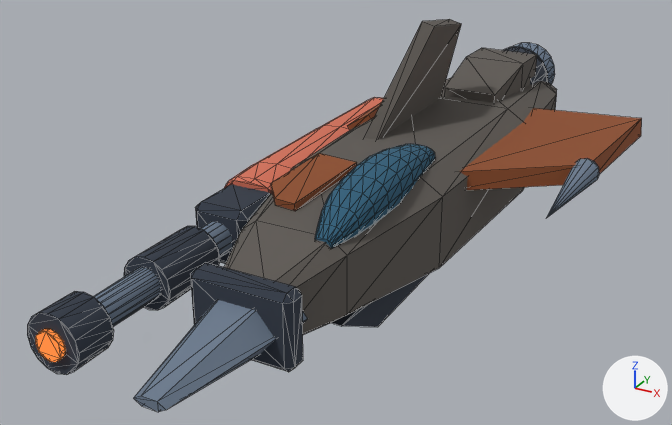
Renders of the glTF model assets/models/ships/scrap_raider.glb from each side of a commit.
Rendered twice from a camera (50 mm lens) standing at (3.09, -7.2, 3.03) and looking at (-0.38, -0.89, -0.13). Every picture has the same lights, and +X, +Y and +Z are marked at lower right. The first picture is the older version. Mesh edges are drawn as thin lines. Vertices at exactly the same position are counted once.

The first picture shows 'scrap_raider'.
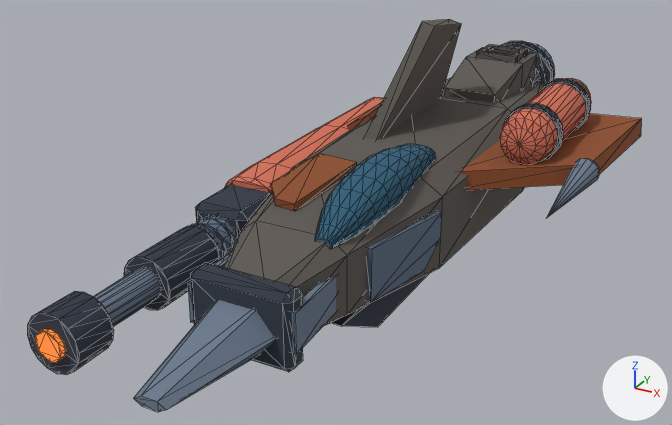
Pixel boxes (x1, y1, x2, y2) of what changed, in the pictures (672 x 425 px):
part 1 of me_scrap_raider, added: after (490, 50, 515, 54)
part 2 of me_scrap_raider, added: after (504, 103, 563, 158)
part 3 of me_scrap_raider, added: after (538, 78, 591, 129)
part 4 of me_scrap_raider, added: after (500, 41, 554, 83)
part 5 of me_scrap_raider, added (mostly hidden): after (536, 62, 544, 83)
part 6 of me_scrap_raider, added (red): after (500, 78, 591, 165)
part 7 of me_scrap_raider, added (blue): after (190, 217, 237, 260)
part 8 of me_scrap_raider, added: after (476, 45, 528, 62)
part 9 of me_scrap_raider, added: after (188, 211, 442, 354)

The edits, one by one:
Material 'scrap_raider_armor_round' (mat_scrap_raider_armor_round) is new.
Its base color is (0.114, 0.159, 0.231) (blue #5f6f84).
Its roughness is 1.0.
Material 'scrap_raider_armor' (mat_scrap_raider_armor) is new.
Its base color is (0.114, 0.159, 0.231) (blue #5f6f84).
Its roughness is 1.0.
me_scrap_raider is used by ob_scrap_raider; location (0.0, 0.0, 0.0).
me_scrap_raider had 1253 vertices, 2390 faces and spanned x -1.28..1.66, y -3.8..3.06, z -0.72..1.34.
me_scrap_raider now has 1959 vertices, 3722 faces and spans x -1.28..1.66, y -3.8..3.06, z -0.78..1.34.
me_scrap_raider part 1: a new loose piece, a box spanning x -0.08..0.2, y 1.852..1.912, z 0.64..0.7, in mat_scrap_raider_hull (dark grey #5f5a55).
me_scrap_raider part 2: a new loose piece, a 16-sided cylinder along y spanning x 0.78..1.26, y -0.17..-0.07, z 0.34..0.82, in mat_scrap_raider_dark_round (dark blue #323a47).
me_scrap_raider part 3: a new loose piece, a 16-sided cylinder along y spanning x 0.78..1.26, y 0.67..0.77, z 0.337..0.817, in mat_scrap_raider_dark_round (dark blue #323a47).
me_scrap_raider part 4: a new loose piece, a 20-sided cylinder along y spanning x -0.33..0.45, y 2.34..2.44, z -0.09..0.69, in mat_scrap_raider_dark_round (dark blue #323a47).
me_scrap_raider part 5: a new loose piece, a 20-sided cylinder along y spanning x -0.311..0.431, y 2.104..2.189, z -0.071..0.671, in mat_scrap_raider_armor_round (blue #5f6f84).
me_scrap_raider part 6: a new loose piece of 98 vertices spanning x 0.8..1.24, y -0.45..1.05, z 0.36..0.8, in mat_scrap_raider_accent_round (red #d5725a).
me_scrap_raider part 7: a new loose piece of 60 vertices spanning x -1.12..-0.72, y -2.02..-1.8, z -0.3..0.1, in mat_scrap_raider_armor_round (blue #5f6f84).
me_scrap_raider part 8: a new loose piece of 24 vertices spanning x -0.15..0.27, y 1.64..2.02, z 0.64..0.72, in mat_scrap_raider_hull (dark grey #5f5a55).
me_scrap_raider part 9: 26 vertices added at x -0.44..0.69, y -2.86..-1.15, z -0.21..0.21.
Other edits to the shape of me_scrap_raider do not show in these pictures.
me_scrap_raider gains material mat_scrap_raider_armor_round (blue #5f6f84).
me_scrap_raider gains material mat_scrap_raider_armor (blue #5f6f84).
